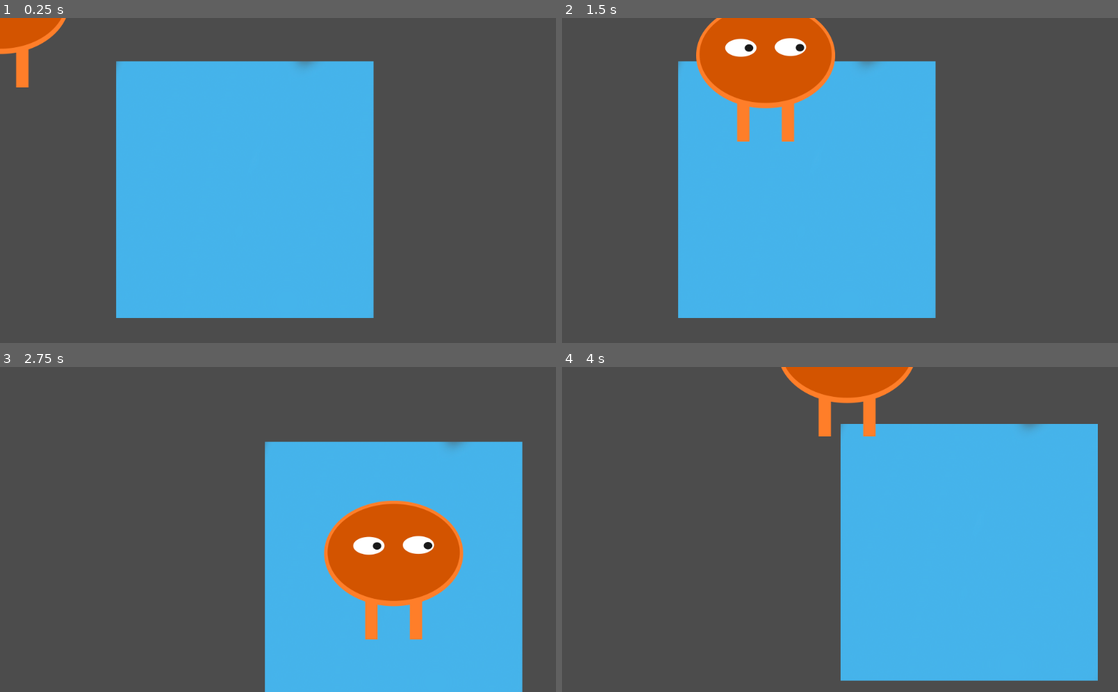
Above: before the commit, frames 1-4 (two rows, left to right).
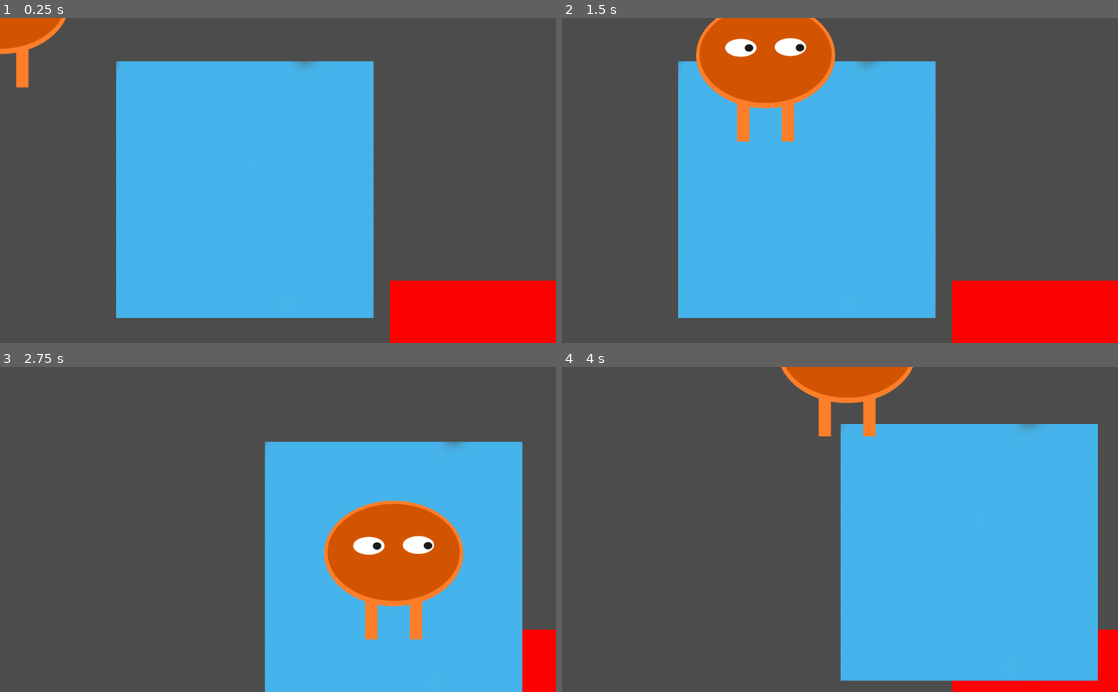
Above: after the commit, the same moments.

Repository: NathanKugler/TileTurmoilDevelopment
Game: Godot game, scene res://Game.tscn
Same seed, same stepped clock (60 frames per second), same inputs: the game is played once before the commit and once after it.
Inputs:
- Up to frame 1 (0.25 s): no input
- Up to frame 2 (1.5 s): tap Enter at 0.5 s; hold D (orange_right) 0.53-1.28 s; tap F (TileSlotTestActionThingKey) at 0.6 s; tap E (orange_pick_up) at 0.8, 1.35 s; hold S (orange_down) from 1.28 s (still down)
- Up to frame 3 (2.75 s): tap F (TileSlotTestActionThingKey) at 1.55, 2.1 s; release S (orange_down) at 2.03 s; hold D (orange_right) from 2.03 s (still down); tap E (orange_pick_up) at 2.3 s
- Up to frame 4 (4 s): release D (orange_right) at 2.78 s; hold W (orange_up) 2.78-3.53 s; tap E (orange_pick_up) at 2.85, 3.8 s; tap F (TileSlotTestActionThingKey) at 3.05, 3.6 s; hold A (orange_left) from 3.53 s (still down)

The runs differ from the first frame. In frame 1, 5.7% of the frame differs, in the area x 70-100%, y 80-100%; in frame 2, 5.7%; in frame 3, 1.2%; in frame 4, 1.7%.

Commit message:
TODO: make sure the tile works with 2 tileslots, figure out if you can duplicate a tileslot in a script

Diff:
--- a/Tile Turmoil but my code is hopefully working/Orange.gd
+++ b/Tile Turmoil but my code is hopefully working/Orange.gd
@@ -36,8 +36,9 @@
 
 func carry():
 	if Input.is_action_just_pressed("orange_pick_up"):
+		get_tree().call_group("TileSlot", "checkIfTileIsOnTileSlot", self)
 		get_tree().call_group("Tile","carry", self)
-		get_tree().call_group("TileSlot", "checkIfTileIsOnTileSlot", self)
+
 
 func setCurrentTileSlotOrangeIsOn(tileSlotID):
 	currentTileSlotOrangeIsOn = tileSlotID
--- a/Tile Turmoil but my code is hopefully working/TileSlot1.gd
+++ b/Tile Turmoil but my code is hopefully working/TileSlot1.gd
@@ -9,9 +9,6 @@
 
 func _process(delta):
 	pass
-#	if Input.is_action_just_pressed("TileSlotTestActionThingKey"):
-#		monitoring = true
-#		print("h")
 
 func checkIfTileIsOnTileSlot(characterInQuestion):
 	if characterInQuestion.position.x <= position.x + detectionRange && characterInQuestion.position.x >= position.x - detectionRange:
--- a/Tile Turmoil but my code is hopefully working/assets/TileSlots/TileSlot2/TileSlot.tscn
+++ /dev/null
@@ -1,21 +0,0 @@
-[gd_scene load_steps=4 format=2]
-
-[ext_resource path="res://TileSlot1.gd" type="Script" id=1]
-[ext_resource path="res://assets/TileSlots/th-3433233470.jpg" type="Texture" id=2]
-
-[sub_resource type="RectangleShape2D" id=1]
-extents = Vector2( 160.678, 57.8755 )
-
-[node name="TileSlot2" type="Area2D"]
-script = ExtResource( 1 )
-
-[node name="Sprite" type="Sprite" parent="."]
-texture = ExtResource( 2 )
-
-[node name="CollisionShape2D" type="CollisionShape2D" parent="."]
-position = Vector2( 3.33786e-06, -3.21865e-06 )
-rotation = -3.14159
-scale = Vector2( 1.475, 4.095 )
-shape = SubResource( 1 )
-
-[connection signal="body_entered" from="." to="." method="_on_TileSlot1_body_entered"]
--- a/Tile Turmoil but my code is hopefully working/assets/map/Map.tscn
+++ b/Tile Turmoil but my code is hopefully working/assets/map/Map.tscn
@@ -14,7 +14,7 @@
 position = Vector2( 1068, 998 )
 
 [node name="TileSlot1" parent="." instance=ExtResource( 4 )]
-position = Vector2( 122, 934 )
+position = Vector2( 955, 722 )
 
 [node name="ExampleTile" parent="." instance=ExtResource( 2 )]
 position = Vector2( 451, 317 )
